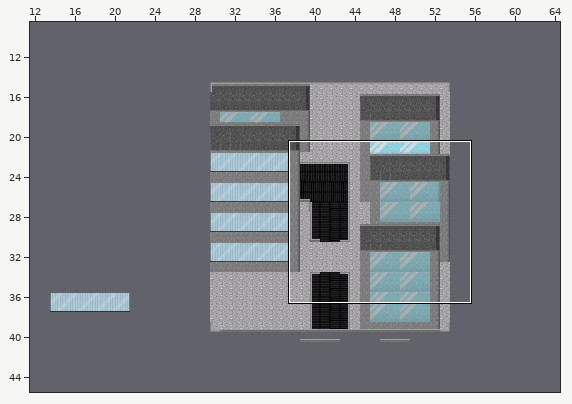
Tiled map (JSON) -- main/resources/worlds/AtWaldomar.json. Above, an overview of the earlier version with the close-up marked.
Close-up. Before the commit:
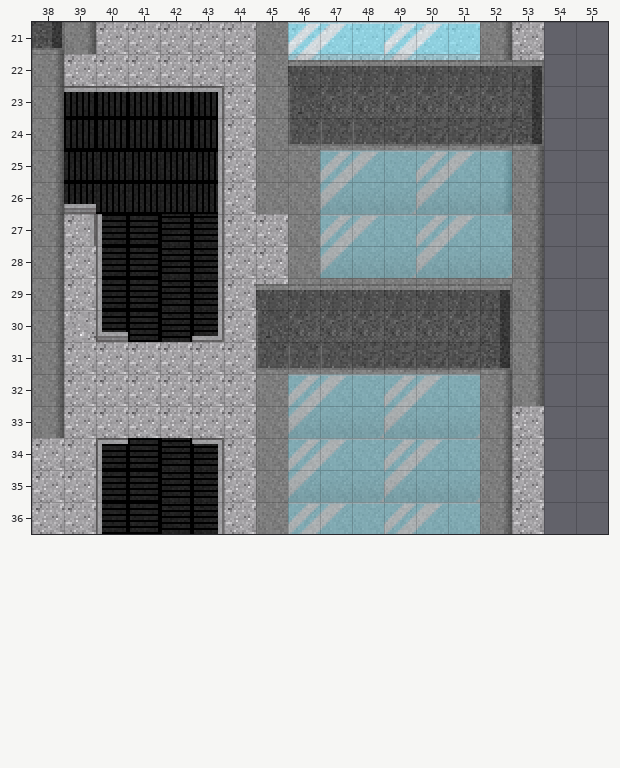
Cells are 16x16 px. Shown: x 38..55, y 21..36. The commit also changed other parts of the map, which this record leaves out.
The result:
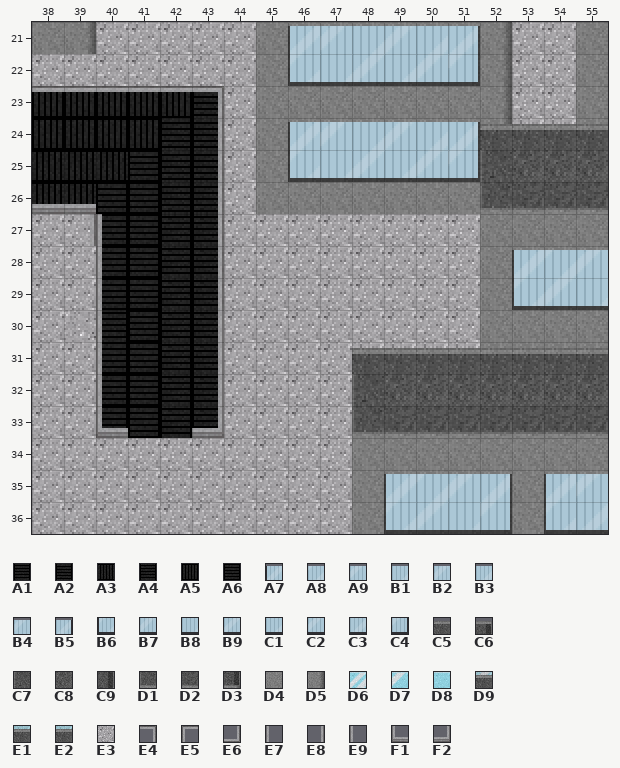
Key: from "conveyor_tileset(p)": A1 0 flipped on the other diagonal, A2 1 flipped on the other diagonal, A3 1 turned 180, A4 1 turned 90, A5 2 turned 180, A6 2 turned 90; from "outsidewindow_tilesheet": A7 0, A8 1, A9 2, B1 3, B2 4, B3 5, B4 6, B5 7, B6 8, B7 9, B8 10, B9 11, C1 12, C2 13, C3 14, C4 15; from "roof_tilesheet": C5 1, C6 2, C7 4, C8 5, C9 6, D1 8, D2 9, D3 10, D4 12, D5 14; from "window_tileset": D6 0, D7 1, D8 2, D9 3, E1 4, E2 5; from "zesilia_tileset": E3 0, E4 4, E5 4 turned 270, E6 4 turned 90, E7 9, E8 11, E9 11 turned 180, F1 16, F2 18.
__ is an empty cell, ## one hidden under a higher layer.
Tiles of an added or newly shown layer are drawn over the layers below it.
See-through tiles are keyed as they look on the map.
Change:
Layer "Tile Layer 1":
y 21..24: x 54 __ -> E3
Layer "buidling3":
y 21: x 46..51 D6 D7 D8 D6 D7 D8 -> D4 D4 D4 D4 D4 D4; x 55 __ -> D4
y 22: x 46..51 D9 E1 E2 D9 E1 E2 -> D4 D4 D4 D4 D4 D4; x 55 __ -> D4
y 23: x 43 A5 -> A2; x 55 __ -> D4
y 24: x 42..43 A5 A5 -> A2 A2; x 55 __ -> D4
y 25: x 41..43 A3 A3 A3 -> A6 A2 A2
y 26: x 40..43 A3 A3 A3 A3 -> A6 A6 A2 A2
y 27..28: x 47..49 ## ## ## -> __ __ __
y 30: x 40 A6 -> A1
y 31..33: x 40..43 __ __ __ __ -> A6 A6 A4 A4
y 34..35: x 40..43 A6 A6 A4 A4 -> __ __ __ __; x 47 ## -> __
y 36: x 40..43 A6 A6 A4 A4 -> __ __ __ __
Layer "building2" (removed):
y 22: x 46..53 C5 C5 C5 C5 C5 C5 C5 C6 -> __ __ __ __ __ __ __ __
y 23: x 46..53 C7 C8 C8 C8 C8 C8 C8 C9 -> __ __ __ __ __ __ __ __
y 24: x 46..53 D1 D1 D1 D2 D2 D2 D2 D3 -> __ __ __ __ __ __ __ __
y 25: x 46..53 D4 D6 D7 D8 D6 D7 D8 D5 -> __ __ __ __ __ __ __ __
y 26: x 47..53 D9 E1 E2 D9 E1 E2 D5 -> __ __ __ __ __ __ __
y 27..29: x 46..53 D4 D4 D4 D4 D4 D4 D4 D5 -> __ __ __ __ __ __ __ __
y 30..31: x 46..51 ## ## ## ## ## ## -> __ __ __ __ __ __; x 53 D5 -> __
y 32: x 46..47 ## ## -> __ __; x 53 D5 -> __
Layer "curbs":
y 30: x 40 F1 -> E7; x 43 E6 -> E8
y 31..32: x 40 __ -> E7; x 43 __ -> E8
y 33: x 40 __ -> F1; x 43 __ -> F2
y 34: x 40 E5 -> __; x 43 E4 -> __
y 35..36: x 40 E9 -> __; x 43 E8 -> __
Layer "Windowsndoors" (added):
y 21: x 46..51 __ __ __ __ __ __ -> A7 A9 B1 B2 B3 B5
y 22: x 46..51 __ __ __ __ __ __ -> B6 B8 B9 C1 C2 C4
y 24: x 46..51 __ __ __ __ __ __ -> A7 A9 B1 B2 B3 B5
y 25: x 46..51 __ __ __ __ __ __ -> B6 B8 B9 C1 C2 C4
Layer "onemorebuilding" (added):
y 24: x 52..55 __ __ __ __ -> C5 C5 C5 C5
y 25: x 52..55 __ __ __ __ -> C7 C8 C8 C8
y 26: x 52..55 __ __ __ __ -> D1 D2 D2 D2
y 27..31: x 52..55 __ __ __ __ -> D4 D4 D4 D4
Layer "building":
y 21: x 38 D3 -> __; x 46..51 D6 D7 D8 D6 D7 D8 -> __ __ __ __ __ __
y 22..26: x 38 D5 -> __
y 27: x 38 D5 -> __; x 47..52 D6 D7 D8 D6 D7 D8 -> __ __ __ __ __ __
y 28: x 38 D5 -> __; x 47..52 D9 E1 E2 D9 E1 E2 -> __ __ __ __ __ __
y 29: x 38 D5 -> __; x 45..52 C5 C5 C5 C5 C5 C5 C5 C6 -> __ __ __ __ __ __ __ __
y 30: x 38 D5 -> __; x 45..52 C7 C8 C8 C8 C8 C8 C8 C9 -> __ __ __ __ __ __ __ __
y 31: x 38 D5 -> __; x 45..55 D1 D1 D1 D2 D2 D2 D2 D3 __ __ __ -> __ __ __ C5 C5 C5 C5 C5 C5 C5 C5
y 32: x 38 D5 -> __; x 45..55 D4 D4 D4 D4 D4 D4 D4 D5 __ __ __ -> __ __ __ C7 C8 C8 C8 C8 C8 C8 C8
y 33: x 38 D5 -> __; x 45..55 D4 D4 D4 D4 D4 D4 D4 D5 __ __ __ -> __ __ __ D1 D2 D2 D2 D2 D2 D2 D2
y 34..36: x 45..47 D4 D4 D4 -> __ __ __; x 52..55 D5 __ __ __ -> D4 D4 D4 D4
Layer "windows doors" (removed):
y 32: x 46..51 D6 D7 D8 D6 D7 D8 -> __ __ __ __ __ __
y 33: x 46..51 D9 E1 E2 D9 E1 E2 -> __ __ __ __ __ __
y 34: x 46..51 D6 D7 D8 D6 D7 D8 -> __ __ __ __ __ __
y 35: x 46..51 D9 E1 E2 D9 E1 E2 -> __ __ __ __ __ __
y 36: x 46..51 D6 D7 D8 D6 D7 D8 -> __ __ __ __ __ __
Layer "newwindow" (added):
y 28: x 53..55 __ __ __ -> A7 A8 A9
y 29: x 53..55 __ __ __ -> B6 B7 B8
y 35: x 49..52 __ __ __ __ -> A7 A8 A9 B5; x 54..55 __ __ -> A7 B4
y 36: x 49..52 __ __ __ __ -> B6 B7 B8 C4; x 54..55 __ __ -> B6 C3
Pixel boxes of the changes (left, top, right, bottom) in both close-ups:
removed: (32, 22, 64, 438)
changed: (256, 22, 608, 534)
changed: (96, 92, 218, 214)
changed: (96, 310, 224, 534)
